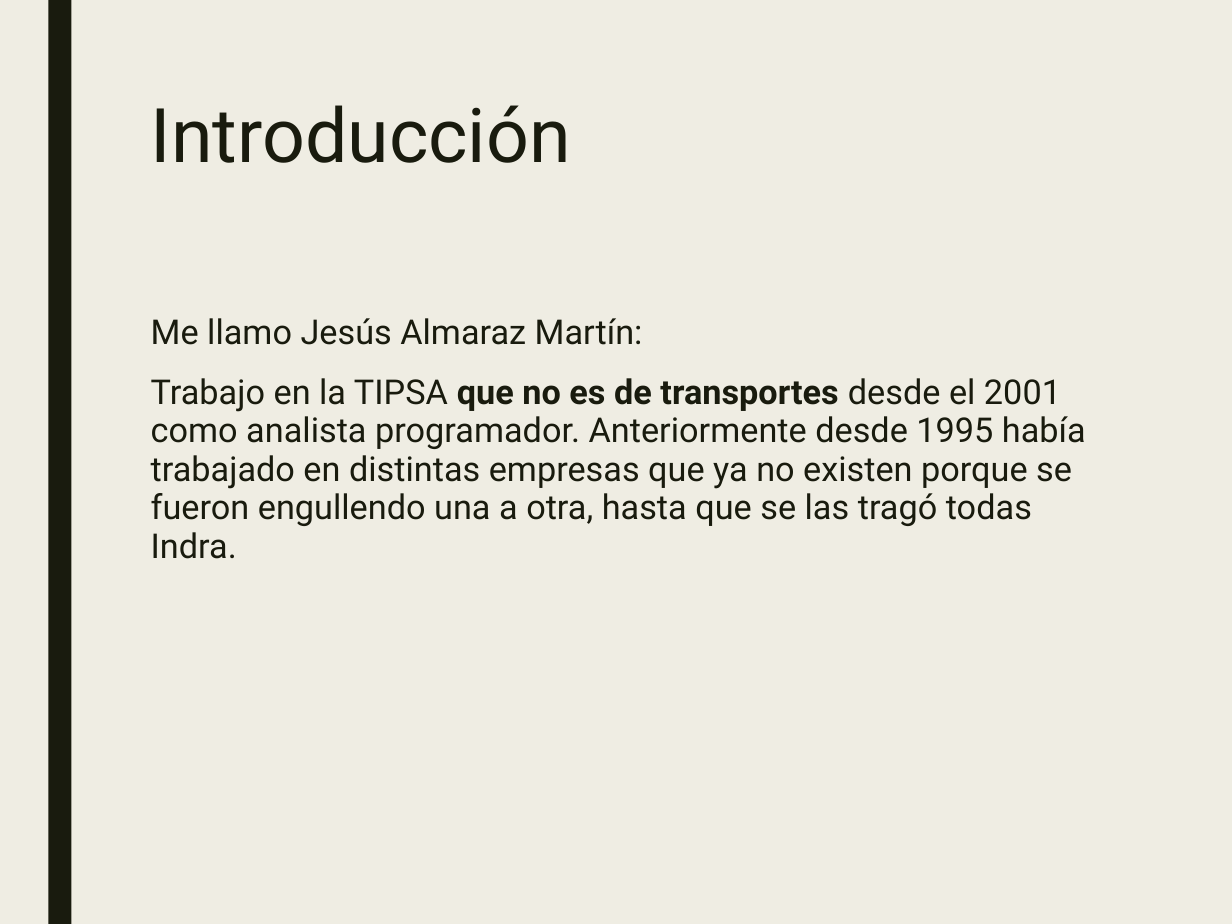
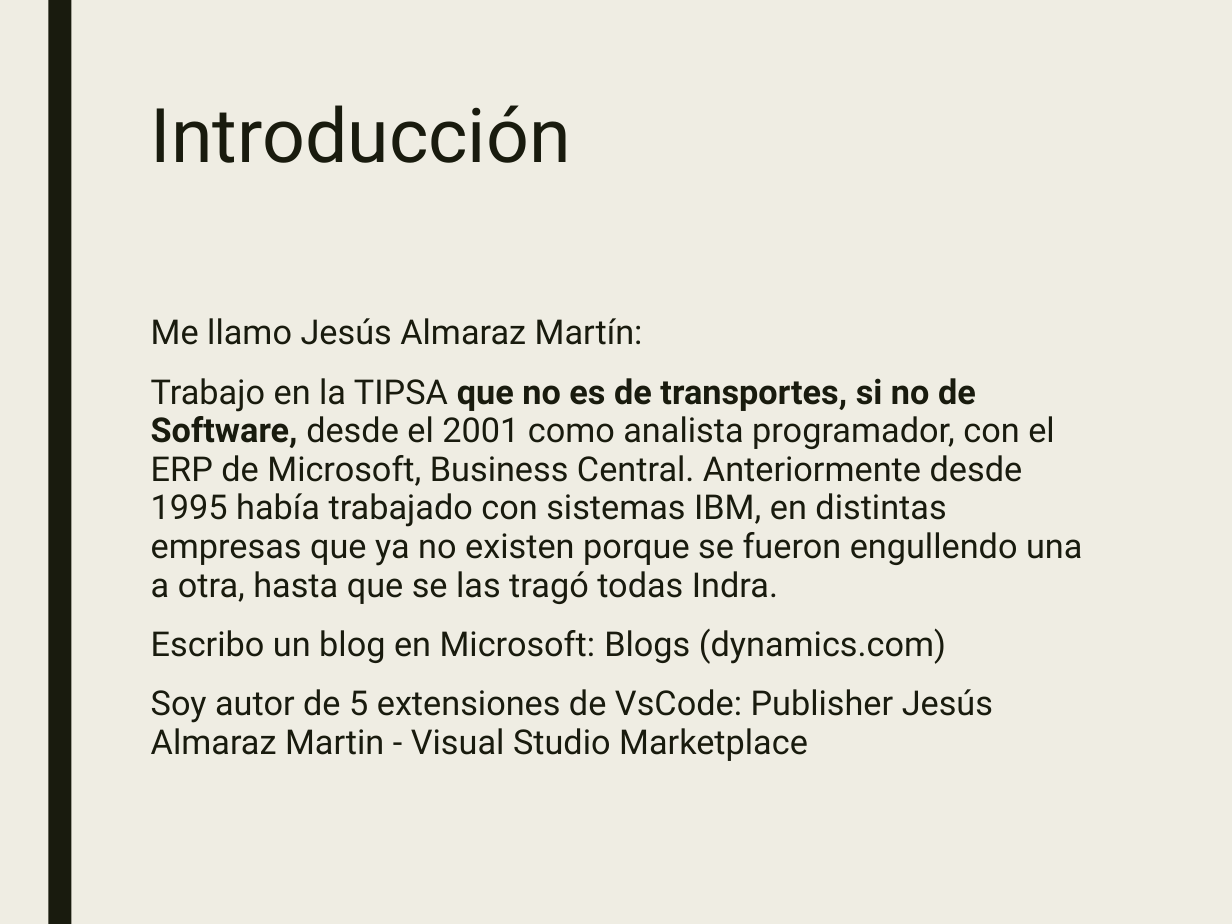
Before and after one commit to JalmarazMartn/dotnetrioja1, a slide deck: slide 2 of VSCODE Extensiones.ppt (slide 3 before the commit). Drawn at 1232x924 pixels with LibreOffice and Linux fonts; fonts in the diff are those of the drawing. Boxes give left, top, right and bottom in pixels: in the first picture for what was removed or moved away, otherwise in the second. Text is boxed around its words. In the diff, an @@ line names an element or a change of style, - is before the commit and + after.

```diff
--- a/VSCODE Extensiones.ppt
+++ b/VSCODE Extensiones.ppt
@@ text at (151, 378, 1082, 761): text changed @@
-Trabajo en la TIPSA que no es de transportes desde el 2001 como analista programador. Anteriormente desde 1995 había trabajado en distintas empresas que ya no existen porque se fueron engullendo una a otra, hasta que se las tragó todas Indra.
+Trabajo en la TIPSA que no es de transportes, si no de Software, desde el 2001 como analista programador, con el ERP de Microsoft, Business Central. Anteriormente desde 1995 había trabajado con sistemas IBM, en distintas empresas que ya no existen porque se fueron engullendo una a otra, hasta que se las tragó todas Indra.
+Escribo un blog en Microsoft: Blogs (dynamics.com)
+Soy autor de 5 extensiones de VsCode: Publisher Jesús Almaraz Martin - Visual Studio Marketplace
```
Also in this commit, not shown: 6 other slides changed, 9 slides added, 2 slides removed, 2 other files.
